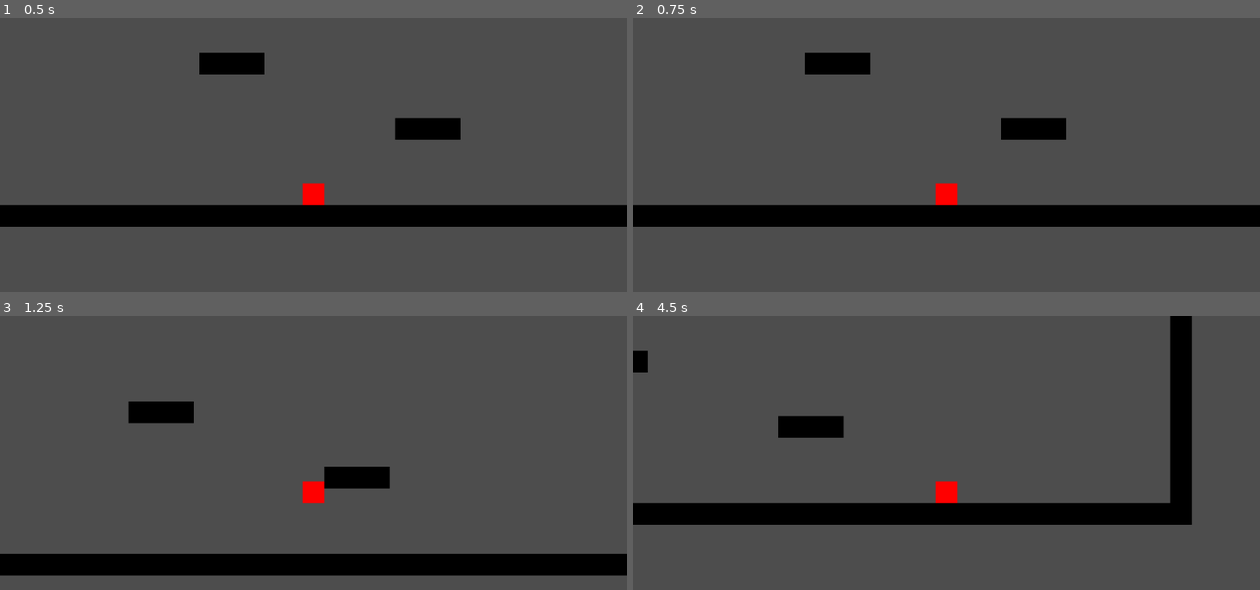
Above: before the commit, frames 1-4 (two rows, left to right).
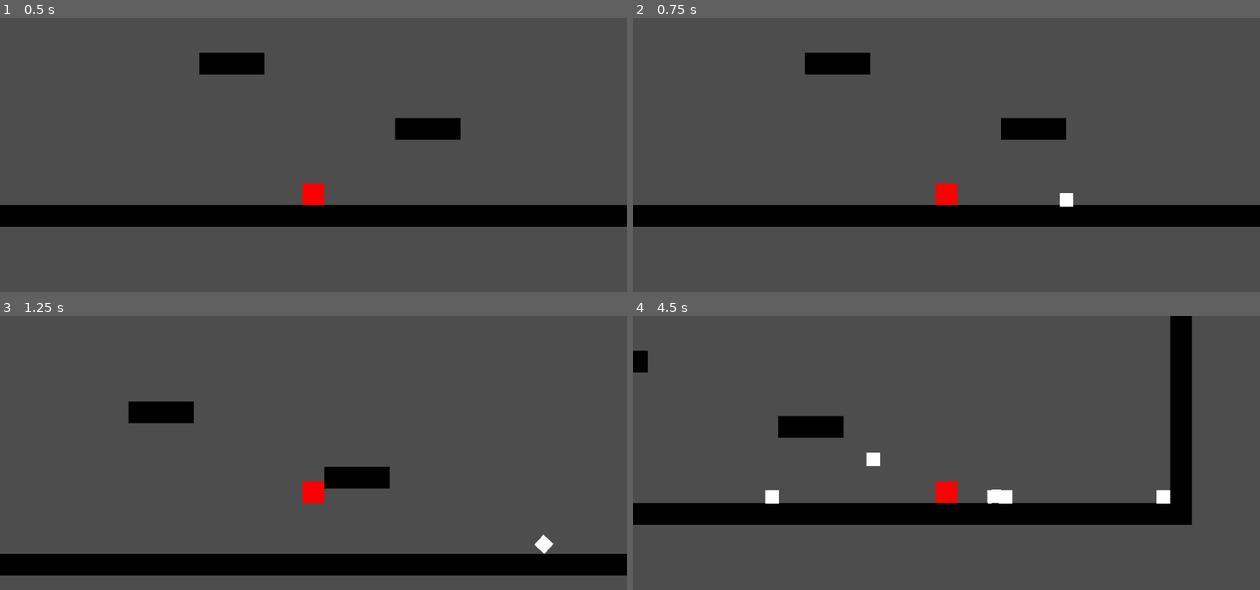
Above: after the commit, the same moments.

Repository: Lukko-Digital/upwell
Game: Godot game, scene res://src/main.tscn
Two runs of this game, one before a commit and one after it. Both use one fixed random seed, a clock stepped at 60 frames per second and the inputs below.
Inputs (mouse positions are in pixels of both pictures, inside the frame that each line leads up to):
- Up to frame 1 (0.5 s): no input
- Up to frame 2 (0.75 s): tap Enter at 0.5 s; move the mouse to (1084, 176) at 0.52 s; press the mouse at (1084, 176) at 0.53 s; hold D (right) from 0.53 s (still down)
- Up to frame 3 (1.25 s): keep holding D (right); tap Space (jump) at 0.77 s
- Up to frame 4 (4.5 s): move the mouse to (821, 510) at 1.27 s; release the mouse at (821, 510) at 1.28 s; click (821, 510) at 1.35 s; tap Space (jump) at 1.52, 3.02, 3.77 s; move the mouse to (1009, 414) at 2.02 s; release D (right) at 2.03 s; press the mouse at (1009, 414) at 2.03 s; hold A (left) 2.03-2.78 s; move the mouse to (915, 562) at 2.77 s; release the mouse at (915, 562) at 2.78 s; hold D (right) 2.78-4.28 s; click (915, 562) at 2.85 s; move the mouse to (1134, 546) at 3.52 s; press the mouse at (1134, 546) at 3.53 s; move the mouse to (758, 439) at 4.27 s; release the mouse at (758, 439) at 4.28 s; hold A (left) from 4.28 s (still down); click (758, 439) at 4.35 s

Frame 1 is identical in both runs. In frame 2, 0.1% of the frame differs, in the area x 67-71%, y 63-70%; in frame 3, 0.1%; in frame 4, 0.6%, in the area x 21-86%, y 49-69%.

Commit message:
launch drill

Diff:
--- a/project.godot
+++ b/project.godot
@@ -42,11 +42,16 @@
 "events": [Object(InputEventKey,"resource_local_to_scene":false,"resource_name":"","device":-1,"window_id":0,"alt_pressed":false,"shift_pressed":false,"ctrl_pressed":false,"meta_pressed":false,"pressed":false,"keycode":0,"physical_keycode":32,"key_label":0,"unicode":32,"echo":false,"script":null)
 ]
 }
+shoot={
+"deadzone": 0.5,
+"events": [Object(InputEventMouseButton,"resource_local_to_scene":false,"resource_name":"","device":-1,"window_id":0,"alt_pressed":false,"shift_pressed":false,"ctrl_pressed":false,"meta_pressed":false,"button_mask":0,"position":Vector2(0, 0),"global_position":Vector2(0, 0),"factor":1.0,"button_index":1,"canceled":false,"pressed":false,"double_click":false,"script":null)
+]
+}
 
 [layer_names]
 
 2d_physics/layer_1="TERRAIN"
-2d_physics/layer_2="MODE  SWAP"
+2d_physics/layer_2="PLAYER"
 
 [rendering]
 
--- /dev/null
+++ b/src/drill_bit.gd
@@ -0,0 +1,2 @@
+extends RigidBody2D
+class_name DrillBit
--- /dev/null
+++ b/src/drill_bit.tscn
@@ -0,0 +1,19 @@
+[gd_scene load_steps=3 format=3 uid="uid://c20m60j07xy7v"]
+
+[ext_resource type="Script" path="res://src/drill_bit.gd" id="1_586he"]
+
+[sub_resource type="RectangleShape2D" id="RectangleShape2D_g5a4n"]
+size = Vector2(10, 10)
+
+[node name="DrillBit" type="RigidBody2D"]
+collision_layer = 0
+script = ExtResource("1_586he")
+
+[node name="CollisionShape2D" type="CollisionShape2D" parent="."]
+shape = SubResource("RectangleShape2D_g5a4n")
+
+[node name="ColorRect" type="ColorRect" parent="."]
+offset_left = -5.0
+offset_top = -5.0
+offset_right = 5.0
+offset_bottom = 5.0
--- a/src/player.gd
+++ b/src/player.gd
@@ -2,9 +2,13 @@
 
 const SPEED = 100.0
 const JUMP_VELOCITY = -300.0
+const DRILL = {
+	LAUNCH_SPEED = 600.0
+}
 
-# Get the gravity from the project settings to be synced with RigidBody nodes.
+@onready var drill_scene = preload ("res://src/drill_bit.tscn")
 var gravity = ProjectSettings.get_setting("physics/2d/default_gravity")
+var drill = null
 
 func _physics_process(delta):
 	handle_gravity(delta)
@@ -22,6 +26,15 @@
 func jump():
 	velocity.y = JUMP_VELOCITY
 
+func shoot():
+	var instance: RigidBody2D = drill_scene.instantiate()
+	instance.position = global_position
+	instance.set_axis_velocity((get_global_mouse_position() - global_position).normalized() * DRILL.LAUNCH_SPEED)
+	get_parent().add_child(instance)
+	drill = instance
+
 func _unhandled_input(event: InputEvent) -> void:
 	if event.is_action_pressed("jump"):
 		jump()
+	elif event.is_action_pressed("shoot"):
+		shoot()
--- a/src/player.tscn
+++ b/src/player.tscn
@@ -6,6 +6,7 @@
 size = Vector2(16, 16)
 
 [node name="Player" type="CharacterBody2D"]
+collision_layer = 0
 script = ExtResource("1_lbj7m")
 
 [node name="ColorRect" type="ColorRect" parent="."]
